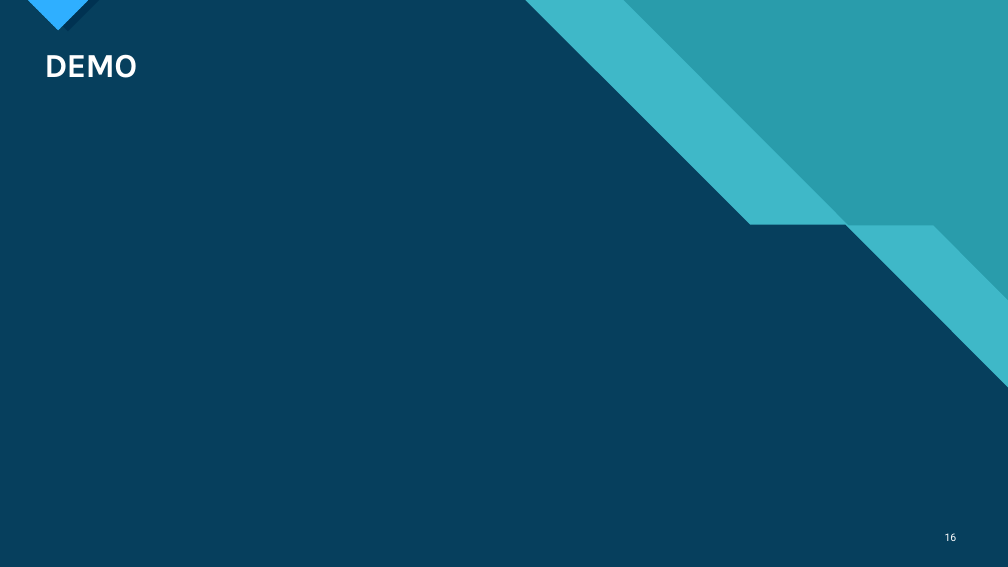
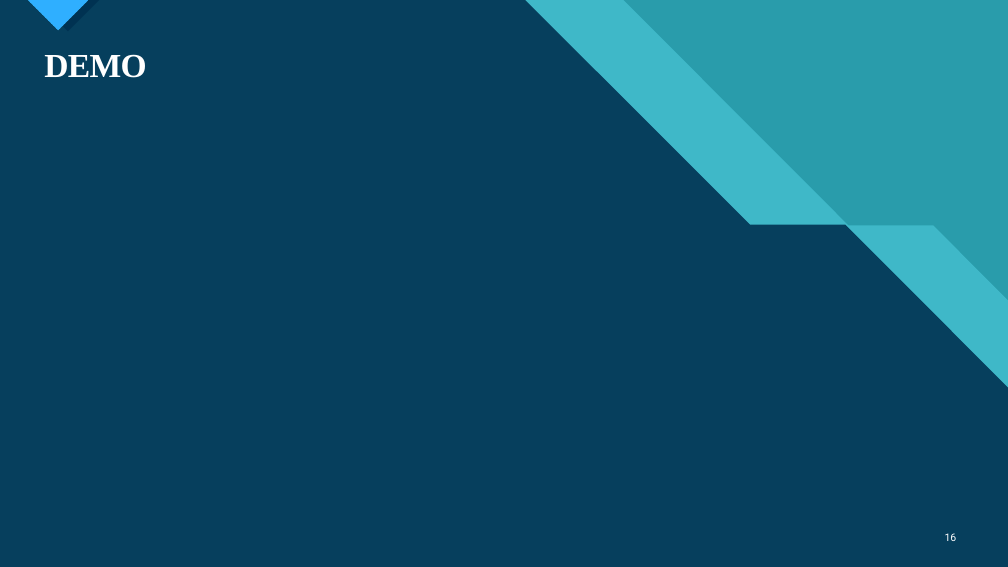
Before and after one commit to ngohungphuc/Presentation, a slide deck: slide 16 of Selenium/Specflow/Specflow.pptx. Drawn at 1008x567 pixels with LibreOffice and Linux fonts; fonts in the diff are those of the drawing. Boxes give left, top, right and bottom in pixels: in the first picture for what was removed or moved away, otherwise in the second. Text is boxed around its words. In the diff, an @@ line names an element or a change of style, - is before the commit and + after.

```diff
--- a/Selenium/Specflow/Specflow.pptx
+++ b/Selenium/Specflow/Specflow.pptx
@@ title "DEMO" at (x1=44, y1=54, x2=146, y2=78): font Karla to Times New Roman @@
```
